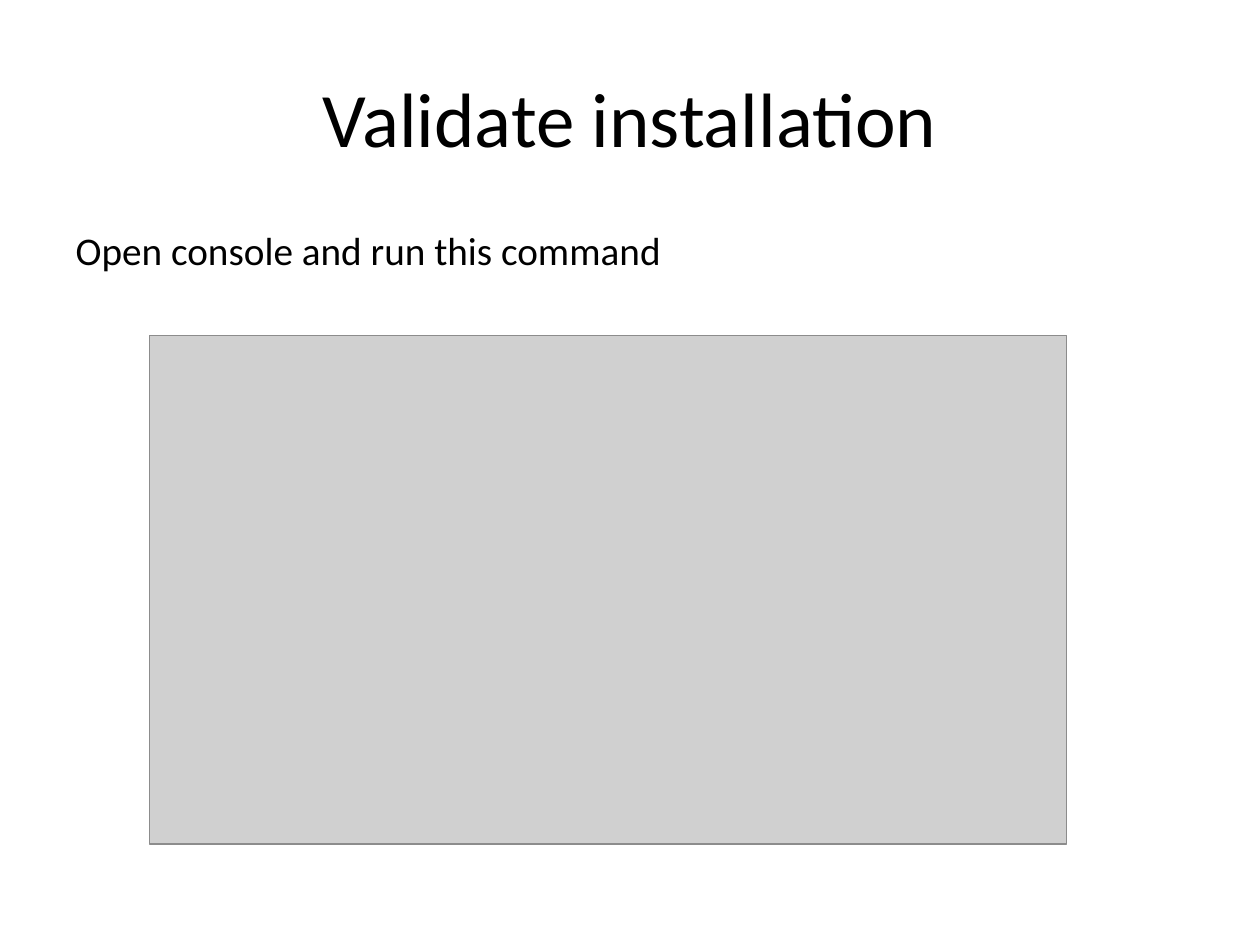
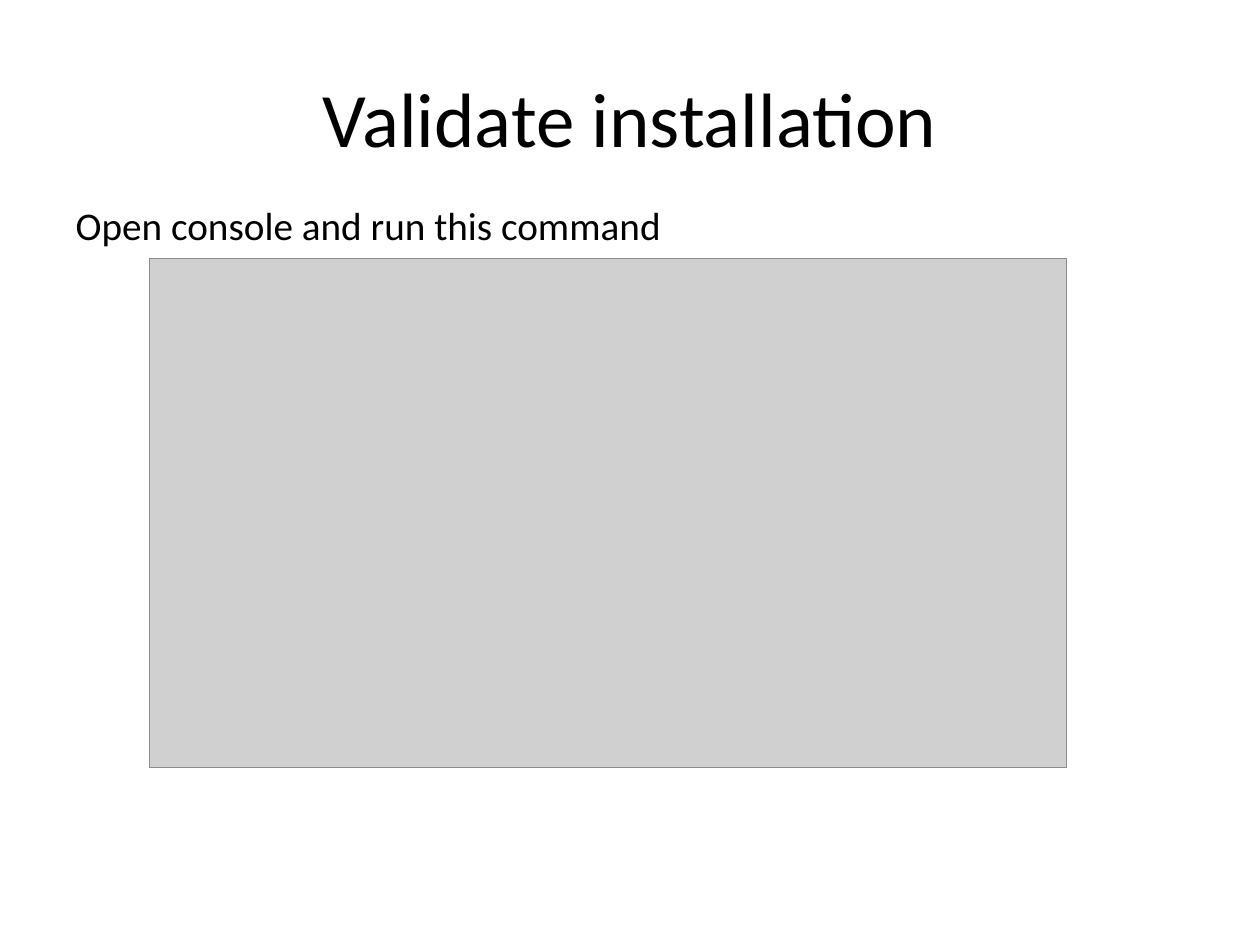
Before and after one commit to cksachdev/golang-presentations, a slide deck: slide 7 of beginner/Golang beginner workshop.pptx. Drawn at 1260x945 pixels with LibreOffice and Linux fonts; fonts in the diff are those of the drawing; grey boxes stand for pictures. Boxes give left, top, right and bottom in pixels: in the first picture for what was removed or moved away, otherwise in the second. Text is boxed around its words. In the diff, an @@ line names an element or a change of style, - is before the commit and + after.

```diff
--- a/beginner/Golang beginner workshop.pptx
+++ b/beginner/Golang beginner workshop.pptx
@@ text "Open console and run this ...": place and size @@
-text "Open console and run this ..." at [76, 237, 661, 272]
+text "Open console and run this ..." at [76, 212, 661, 247]
@@ picture: place and size @@
-picture at [150, 335, 1067, 844]
+picture at [150, 258, 1067, 767]
```
Also in this commit, not shown: 1 other slide changed.
